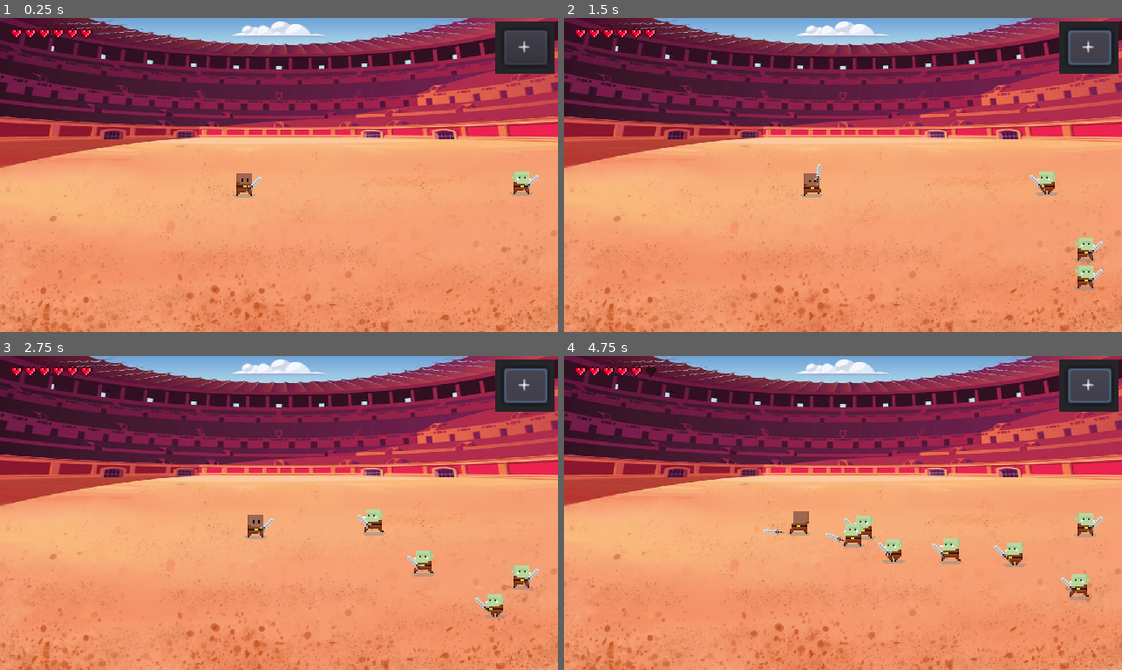
Above: before the commit, frames 1-4 (two rows, left to right).
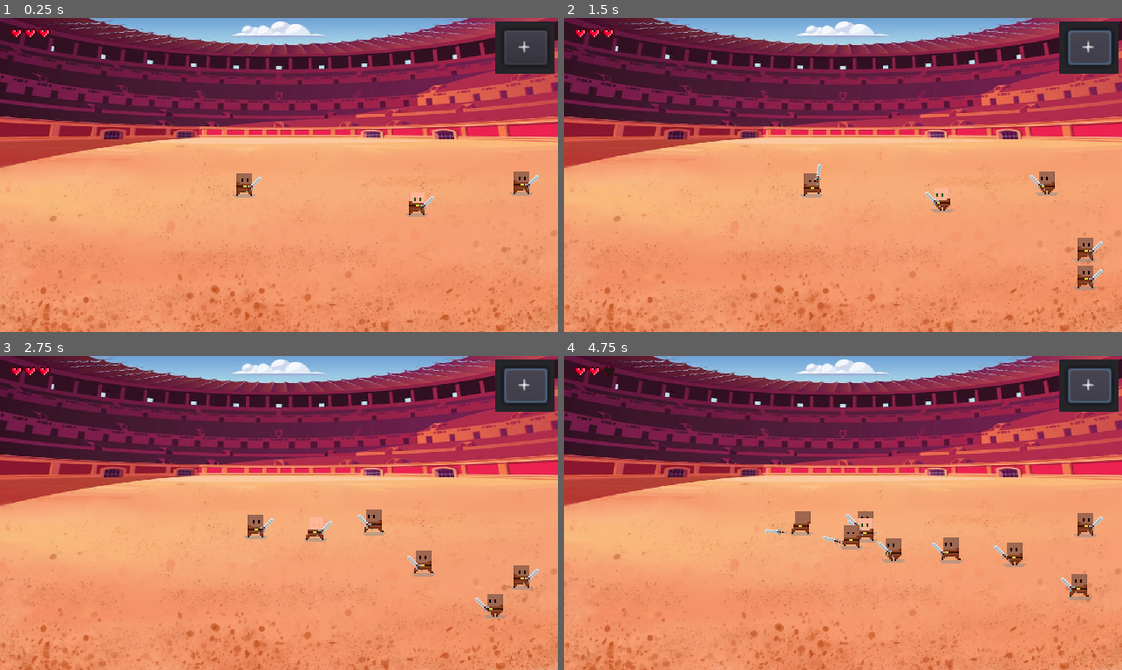
Above: after the commit, the same moments.

Repository: woliveira82/godot-arena
Game: Godot game, scene res://src/game/levels/Arena.tscn
Two runs of this game, one before a commit and one after it. Both use one fixed random seed, a clock stepped at 60 frames per second and the inputs below.
Inputs:
- Up to frame 1 (0.25 s): no input
- Up to frame 2 (1.5 s): click "+" at 0.5 s; hold Right (ui_right) from 1.28 s (still down); tap Space (attack) at 1.35 s
- Up to frame 3 (2.75 s): release Right (ui_right) at 2.03 s; hold Down (ui_down) from 2.03 s (still down); tap Space (attack) at 2.1 s
- Up to frame 4 (4.75 s): release Down (ui_down) at 2.78 s; hold Right (ui_right) 2.78-3.53 s; tap Space (attack) at 2.85, 3.6, 4.35 s; hold Up (ui_up) 3.53-4.28 s; hold Left (ui_left) from 4.28 s (still down)

The runs differ from the first frame. In frame 1, 0.5% of the frame differs, in the area x 9-96%, y 3-64%; in frame 2, 0.8%; in frame 3, 0.8%; in frame 4, 1.6%, in the area x 7-96%, y 3-74%.

Commit message:
feat: build enemy from race. Fix animations

Diff:
--- a/project.godot
+++ b/project.godot
@@ -13,6 +13,10 @@
 config/name="Godot-arena"
 run/main_scene="res://src/game/levels/Arena.tscn"
 config/icon="res://icon.png"
+
+[autoload]
+
+Data="*res://src/data and control/Data.gd"
 
 [display]
 
--- /dev/null
+++ b/src/data and control/Data.gd
@@ -0,0 +1,9 @@
+extends Node
+
+enum {
+	HUMAN_WHITE,
+	HUMAN_BLACK,
+	ELF,
+	DARK_ELF,
+	ORC,
+}
--- a/src/game/characters/Enemy.gd
+++ b/src/game/characters/Enemy.gd
@@ -1,8 +1,8 @@
 extends KinematicBody2D
 
-const ACCELERATION = 500
-const MAX_SPEED = 50
-const FRICTION = 500
+var ACCELERATION = 500
+var MAX_SPEED = 50
+var FRICTION = 500
 
 enum {
 	IDLE,
@@ -19,7 +19,6 @@
 onready var weapon = $Position2D/Sword
 onready var stats = $Stats
 
-
 var rng = RandomNumberGenerator.new()
 var state = IDLE
 var alive: bool = true
@@ -28,19 +27,47 @@
 var keep_state: bool = false
 
 export var alt_animation: bool = false
+export var race = Data.HUMAN_BLACK
+
+signal look_for_player(enemy)
 
 
 func _ready():
 	_keep_state(1.0, IDLE)
+	var sprite = null
+	match race:
+		Data.DARK_ELF:
+			sprite = load("res://src/game/characters/resources/Dark.tres")
+			stats.speed = 1
+			_set_speed()
+		Data.ELF:
+			sprite = load("res://src/game/characters/resources/Elf.tres")
+			stats.speed = 1
+			_set_speed()
+		Data.HUMAN_BLACK:
+			sprite = load("res://src/game/characters/resources/Black.tres")
+			stats.vigor = 1
+		Data.HUMAN_WHITE:
+			sprite = load("res://src/game/characters/resources/White.tres")
+			stats.vigor = 1
+		Data.ORC:
+			sprite = load("res://src/game/characters/resources/Orc.tres")
+			stats.health += 1
+
+	animated_sprite.frames = sprite
 
 
 func _physics_process(delta):
-	if not keep_state and alive:
-		if _close_to(enemy):
-			_keep_state(0.5, ATTACK)
+	if alive:
+		if not enemy:
+			state = IDLE
 
-		else:
-			state = MOVE
+		elif not keep_state:
+			if _close_to(enemy):
+				_keep_state(0.5, ATTACK)
+
+			else:
+				state = MOVE
 
 	match state:
 		IDLE: _idle(delta)
@@ -55,6 +82,13 @@
 
 func set_enemy(new_enemy):
 	enemy = new_enemy
+
+
+func _set_speed():
+	var mod = 1.0 + stats.speed / 10
+	ACCELERATION *= mod
+	MAX_SPEED *= mod
+	FRICTION *= mod
 
 
 func _close_to(target_enemy):
@@ -104,7 +138,7 @@
 
 func _keep_state(duration, new_state=null):
 	keep_state = true
-	timer_state.start(duration)
+	timer_state.start(duration * (1.0 - stats.vigor / 10))
 	if new_state: state = new_state
 
 
--- a/src/game/characters/Enemy.tscn
+++ b/src/game/characters/Enemy.tscn
@@ -1,6 +1,6 @@
 [gd_scene load_steps=10 format=2]
 
-[ext_resource path="res://src/game/characters/resources/Orc.tres" type="SpriteFrames" id=1]
+[ext_resource path="res://src/game/characters/resources/Black.tres" type="SpriteFrames" id=1]
 [ext_resource path="res://src/game/characters/Enemy.gd" type="Script" id=2]
 [ext_resource path="res://src/game/utils/Hurtbox.tscn" type="PackedScene" id=3]
 [ext_resource path="res://src/game/characters/Sword.tscn" type="PackedScene" id=4]
@@ -59,13 +59,15 @@
 radius = 4.0
 height = 4.0
 
-[node name="Enemy" type="KinematicBody2D"]
+[node name="Enemy" type="KinematicBody2D" groups=["player_seeker"]]
 script = ExtResource( 2 )
 
 [node name="AnimatedSprite" type="AnimatedSprite" parent="."]
 position = Vector2( -0.5, -8 )
 frames = ExtResource( 1 )
-animation = "Dying"
+animation = "Idle 1"
+frame = 1
+playing = true
 
 [node name="CollisionShape2D" type="CollisionShape2D" parent="."]
 position = Vector2( -1, -1 )
--- a/src/game/characters/Stats.gd
+++ b/src/game/characters/Stats.gd
@@ -2,9 +2,9 @@
 
 signal no_health
 
-export var max_health: int = 6
-export var speed: int = 1
-export var vigor: int = 1
+export var max_health: int = 3
+export var speed: int = 0
+export var vigor: int = 0
 export var invencible: bool = false
 
 onready var health: int = max_health
--- a/src/game/characters/resources/Black.tres
+++ b/src/game/characters/resources/Black.tres
@@ -25,10 +25,6 @@
 [sub_resource type="AtlasTexture" id=26]
 atlas = ExtResource( 1 )
 region = Rect2( 0, 0, 16, 16 )
-
-[sub_resource type="AtlasTexture" id=27]
-atlas = ExtResource( 1 )
-region = Rect2( 96, 32, 16, 16 )
 
 [sub_resource type="AtlasTexture" id=28]
 atlas = ExtResource( 1 )
@@ -138,14 +134,9 @@
 "speed": 7.0
 }, {
 "frames": [ SubResource( 25 ), SubResource( 25 ), SubResource( 24 ), SubResource( 26 ) ],
-"loop": true,
+"loop": false,
 "name": "Damage",
 "speed": 6.0
-}, {
-"frames": [ SubResource( 27 ) ],
-"loop": true,
-"name": "Dead",
-"speed": 5.0
 }, {
 "frames": [ SubResource( 28 ), SubResource( 29 ), SubResource( 30 ), SubResource( 31 ), SubResource( 32 ) ],
 "loop": false,
--- a/src/game/characters/resources/Dark.tres
+++ b/src/game/characters/resources/Dark.tres
@@ -13,6 +13,38 @@
 [sub_resource type="AtlasTexture" id=26]
 atlas = ExtResource( 1 )
 region = Rect2( 0, 32, 16, 16 )
+
+[sub_resource type="AtlasTexture" id=49]
+atlas = ExtResource( 1 )
+region = Rect2( 16, 32, 16, 16 )
+
+[sub_resource type="AtlasTexture" id=48]
+atlas = ExtResource( 1 )
+region = Rect2( 0, 32, 16, 16 )
+
+[sub_resource type="AtlasTexture" id=50]
+atlas = ExtResource( 1 )
+region = Rect2( 0, 0, 16, 16 )
+
+[sub_resource type="AtlasTexture" id=51]
+atlas = ExtResource( 1 )
+region = Rect2( 32, 32, 16, 16 )
+
+[sub_resource type="AtlasTexture" id=52]
+atlas = ExtResource( 1 )
+region = Rect2( 48, 32, 16, 16 )
+
+[sub_resource type="AtlasTexture" id=53]
+atlas = ExtResource( 1 )
+region = Rect2( 64, 32, 16, 16 )
+
+[sub_resource type="AtlasTexture" id=54]
+atlas = ExtResource( 1 )
+region = Rect2( 80, 32, 16, 16 )
+
+[sub_resource type="AtlasTexture" id=55]
+atlas = ExtResource( 1 )
+region = Rect2( 96, 32, 16, 16 )
 
 [sub_resource type="AtlasTexture" id=27]
 atlas = ExtResource( 1 )
@@ -105,6 +137,16 @@
 "name": "Attack",
 "speed": 3.0
 }, {
+"frames": [ SubResource( 49 ), SubResource( 49 ), SubResource( 48 ), SubResource( 50 ) ],
+"loop": false,
+"name": "Damage",
+"speed": 6.0
+}, {
+"frames": [ SubResource( 51 ), SubResource( 52 ), SubResource( 53 ), SubResource( 54 ), SubResource( 55 ) ],
+"loop": false,
+"name": "Dying",
+"speed": 5.0
+}, {
 "frames": [ SubResource( 27 ), SubResource( 28 ), SubResource( 27 ) ],
 "loop": true,
 "name": "Idle 1",
--- a/src/game/characters/resources/Elf.tres
+++ b/src/game/characters/resources/Elf.tres
@@ -13,6 +13,38 @@
 [sub_resource type="AtlasTexture" id=26]
 atlas = ExtResource( 1 )
 region = Rect2( 0, 32, 16, 16 )
+
+[sub_resource type="AtlasTexture" id=48]
+atlas = ExtResource( 1 )
+region = Rect2( 16, 32, 16, 16 )
+
+[sub_resource type="AtlasTexture" id=49]
+atlas = ExtResource( 1 )
+region = Rect2( 0, 32, 16, 16 )
+
+[sub_resource type="AtlasTexture" id=50]
+atlas = ExtResource( 1 )
+region = Rect2( 0, 0, 16, 16 )
+
+[sub_resource type="AtlasTexture" id=51]
+atlas = ExtResource( 1 )
+region = Rect2( 32, 32, 16, 16 )
+
+[sub_resource type="AtlasTexture" id=52]
+atlas = ExtResource( 1 )
+region = Rect2( 48, 32, 16, 16 )
+
+[sub_resource type="AtlasTexture" id=53]
+atlas = ExtResource( 1 )
+region = Rect2( 64, 32, 16, 16 )
+
+[sub_resource type="AtlasTexture" id=54]
+atlas = ExtResource( 1 )
+region = Rect2( 80, 32, 16, 16 )
+
+[sub_resource type="AtlasTexture" id=55]
+atlas = ExtResource( 1 )
+region = Rect2( 96, 32, 16, 16 )
 
 [sub_resource type="AtlasTexture" id=27]
 atlas = ExtResource( 1 )
@@ -105,6 +137,16 @@
 "name": "Attack",
 "speed": 3.0
 }, {
+"frames": [ SubResource( 48 ), SubResource( 48 ), SubResource( 49 ), SubResource( 50 ) ],
+"loop": false,
+"name": "Damage",
+"speed": 6.0
+}, {
+"frames": [ SubResource( 51 ), SubResource( 52 ), SubResource( 53 ), SubResource( 54 ), SubResource( 55 ) ],
+"loop": false,
+"name": "Dying",
+"speed": 5.0
+}, {
 "frames": [ SubResource( 27 ), SubResource( 28 ), SubResource( 27 ) ],
 "loop": true,
 "name": "Idle 1",
--- a/src/game/characters/resources/Orc.tres
+++ b/src/game/characters/resources/Orc.tres
@@ -25,10 +25,6 @@
 [sub_resource type="AtlasTexture" id=28]
 atlas = ExtResource( 1 )
 region = Rect2( 0, 0, 16, 16 )
-
-[sub_resource type="AtlasTexture" id=29]
-atlas = ExtResource( 1 )
-region = Rect2( 16, 32, 16, 16 )
 
 [sub_resource type="AtlasTexture" id=30]
 atlas = ExtResource( 1 )
@@ -146,10 +142,10 @@
 "name": "Damage",
 "speed": 6.0
 }, {
-"frames": [ SubResource( 29 ), SubResource( 30 ), SubResource( 31 ), SubResource( 32 ), SubResource( 33 ), SubResource( 34 ) ],
+"frames": [ SubResource( 30 ), SubResource( 31 ), SubResource( 32 ), SubResource( 33 ), SubResource( 34 ) ],
 "loop": false,
 "name": "Dying",
-"speed": 6.0
+"speed": 5.0
 }, {
 "frames": [ SubResource( 4 ), SubResource( 5 ), SubResource( 6 ) ],
 "loop": true,
--- a/src/game/characters/resources/White.tres
+++ b/src/game/characters/resources/White.tres
@@ -1,6 +1,6 @@
-[gd_resource type="SpriteFrames" load_steps=30 format=2]
+[gd_resource type="SpriteFrames" load_steps=35 format=2]
 
-[ext_resource path="res://assets/images/Human.png" type="Texture" id=1]
+[ext_resource path="res://assets/images/White.png" type="Texture" id=1]
 
 [sub_resource type="AtlasTexture" id=17]
 atlas = ExtResource( 1 )
@@ -25,6 +25,26 @@
 [sub_resource type="AtlasTexture" id=44]
 atlas = ExtResource( 1 )
 region = Rect2( 0, 0, 16, 16 )
+
+[sub_resource type="AtlasTexture" id=45]
+atlas = ExtResource( 1 )
+region = Rect2( 32, 32, 16, 16 )
+
+[sub_resource type="AtlasTexture" id=46]
+atlas = ExtResource( 1 )
+region = Rect2( 48, 32, 16, 16 )
+
+[sub_resource type="AtlasTexture" id=47]
+atlas = ExtResource( 1 )
+region = Rect2( 64, 32, 16, 16 )
+
+[sub_resource type="AtlasTexture" id=48]
+atlas = ExtResource( 1 )
+region = Rect2( 80, 32, 16, 16 )
+
+[sub_resource type="AtlasTexture" id=49]
+atlas = ExtResource( 1 )
+region = Rect2( 96, 32, 16, 16 )
 
 [sub_resource type="AtlasTexture" id=30]
 atlas = ExtResource( 1 )
@@ -126,6 +146,11 @@
 "name": "Damage",
 "speed": 6.0
 }, {
+"frames": [ SubResource( 45 ), SubResource( 46 ), SubResource( 47 ), SubResource( 48 ), SubResource( 49 ) ],
+"loop": false,
+"name": "Dying",
+"speed": 5.0
+}, {
 "frames": [ SubResource( 30 ), SubResource( 31 ), SubResource( 32 ) ],
 "loop": true,
 "name": "Idle 1",
--- a/src/game/levels/Arena.gd
+++ b/src/game/levels/Arena.gd
@@ -19,6 +19,7 @@
 	hearts.max_hearts = player.stats.max_health
 	hearts.hearts = player.stats.health
 	_on_ButtonEnemy_button_down()
+	get_tree().call_group('player_seeker', "set_enemy", player)
 
 
 func _on_ButtonEnemy_button_down():
@@ -35,3 +36,4 @@
 func _on_Player_player_dead():
 	hearts.set_hearts(0)
 	Engine.time_scale = 0.2
+	get_tree().call_group('player_seeker', "set_enemy", null)
--- a/src/game/levels/Arena.tscn
+++ b/src/game/levels/Arena.tscn
@@ -1,9 +1,10 @@
-[gd_scene load_steps=8 format=2]
+[gd_scene load_steps=9 format=2]
 
 [ext_resource path="res://assets/images/background-arena.jpg" type="Texture" id=1]
 [ext_resource path="res://src/game/characters/Player.tscn" type="PackedScene" id=2]
 [ext_resource path="res://src/game/levels/Arena.gd" type="Script" id=3]
 [ext_resource path="res://src/game/ui/Hearts.tscn" type="PackedScene" id=4]
+[ext_resource path="res://src/game/characters/Enemy.tscn" type="PackedScene" id=5]
 
 [sub_resource type="RectangleShape2D" id=1]
 extents = Vector2( 170, 39.5 )
@@ -63,6 +64,10 @@
 position = Vector2( 141, 103 )
 alt_animation = true
 
+[node name="Enemy" parent="YSort" instance=ExtResource( 5 )]
+position = Vector2( 240, 114 )
+race = 2
+
 [connection signal="button_down" from="TestPanel/ButtonEnemy" to="." method="_on_ButtonEnemy_button_down"]
 [connection signal="health_update" from="YSort/Player" to="." method="_on_Player_health_update"]
 [connection signal="player_dead" from="YSort/Player" to="." method="_on_Player_player_dead"]
Renamed: assets/images/Human.png -> assets/images/White.png
Not shown: 1 places in src/game/characters/resources/Black.tres that only renumber resources
Not shown: 1 places in src/game/characters/resources/Dark.tres that only renumber resources
Not shown: 1 places in src/game/characters/resources/Elf.tres that only renumber resources
Not shown: 1 places in src/game/characters/resources/Orc.tres that only renumber resources
